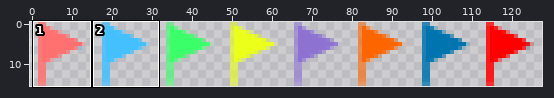
Sprite sheet: res/flags.png. The picture above shows the old version from afar; the outline marks the close-up.
Close-up. Before the commit:
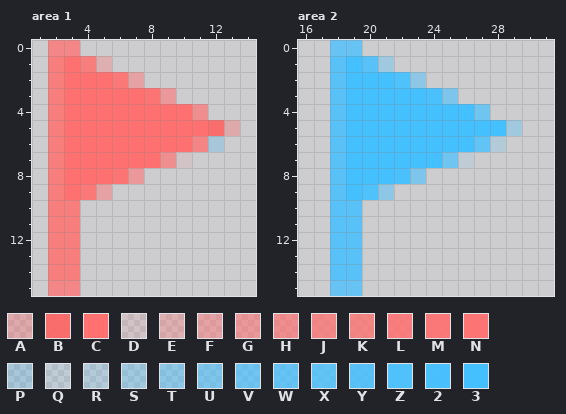
The file is 128x16 pixels. Pixels under 10% opacity are left out. Colours within 5 levels of each other are drawn and written as one. Shown: area 1: x 1..14, y 0..15; area 2: x 16..31, y 0..15. The commit also changed other parts of the picture, which this record leaves out.
Palette (. is transparent): A #ff636357  B #ff6363e7  C #ff7171  D #ff71711b  E #ff717154  F #ff717176  G #ff717194  H #ff7171af  J #ff7171c1  K #ff7171c8  L #ff7171db  M #ff7171ec  N #ff7171f6  P #07aaff31  Q #45c0ff1b  R #45c0ff31  S #45c0ff54  T #45c0ff76  U #45c0ff94  V #45c0ffaf  W #45c0ffc1  X #45c0ffc8  Y #45c0ffdb  Z #45c0ffec  2 #45c0fff6  3 #45c0ff
Pixels before, area 1, first column x 2:
 0 JJ..........
 1 LCLE........
 2 LCCCMF......
 3 LCCCCCNG....
 4 LCCCCCCCCH..
 5 LCCCCCCCCCBA
 6 LCCCCCCCCKP.
 7 LCCCCCCHD...
 8 LCCCNG......
 9 LCMF........
10 LL..........
11 LL..........
12 LL..........
13 LL..........
14 LL..........
15 JJ..........
Pixels before, area 2, first column x 18:
 0 WW..........
 1 Y3YS........
 2 Y333ZT......
 3 Y333332U....
 4 Y33333333V..
 5 Y3333333333S
 6 Y33333333XR.
 7 Y333333VQ...
 8 Y3332U......
 9 Y3ZT........
10 YY..........
11 YY..........
12 YY..........
13 YY..........
14 YY..........
15 WW..........
Once edited:
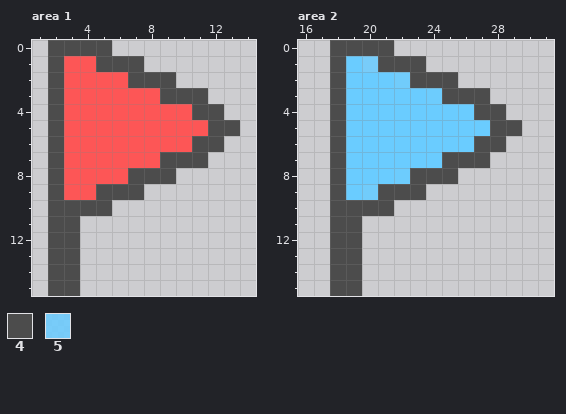
Colours new in this view: 4 #4c4c4c  5 #6accffdc
Changes in this commit:
colour 2: #45c0fff6 -> #6accfff6
colour 3: #45c0ff -> #6accff
colour C: #ff7171 -> #fd5656
colour Z: #45c0ffec -> #6accffec
Changed rows in their new state; - is a pixel that keeps its letter.
Area 1:
first column x 2:
 0 4444--------
 1 4-C444------
 2 4---C444----
 3 4-----C444--
 4 4--------44-
 5 4---------44
 6 4--------44-
 7 4------444--
 8 4---C444----
 9 4-C444------
10 4444--------
11 44----------
12 44----------
13 44----------
14 44----------
15 44----------
Area 2:
first column x 18:
 0 4444--------
 1 4-5444------
 2 4----444----
 3 4------444--
 4 4--------44-
 5 4---------44
 6 4--------44-
 7 4------444--
 8 4----444----
 9 4--444------
10 4444--------
11 44----------
12 44----------
13 44----------
14 44----------
15 44----------
Pixel boxes of the changes (left, top, right, bottom) in both close-ups:
changed: (48, 40, 240, 296)
changed: (330, 40, 522, 296)
